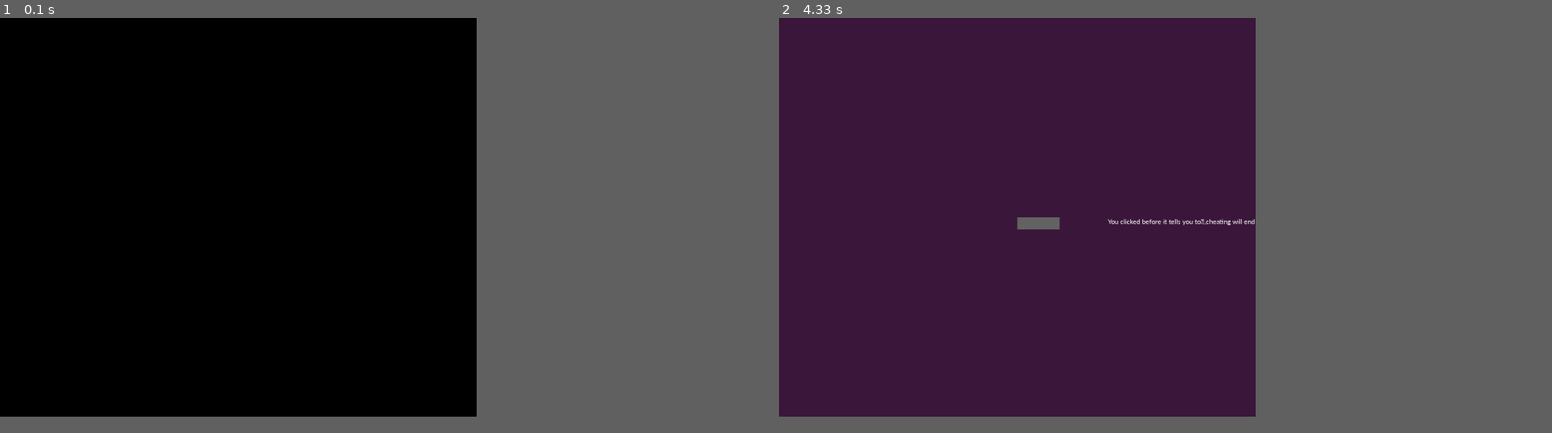
Above: before the commit, frames 1-2 (left to right).
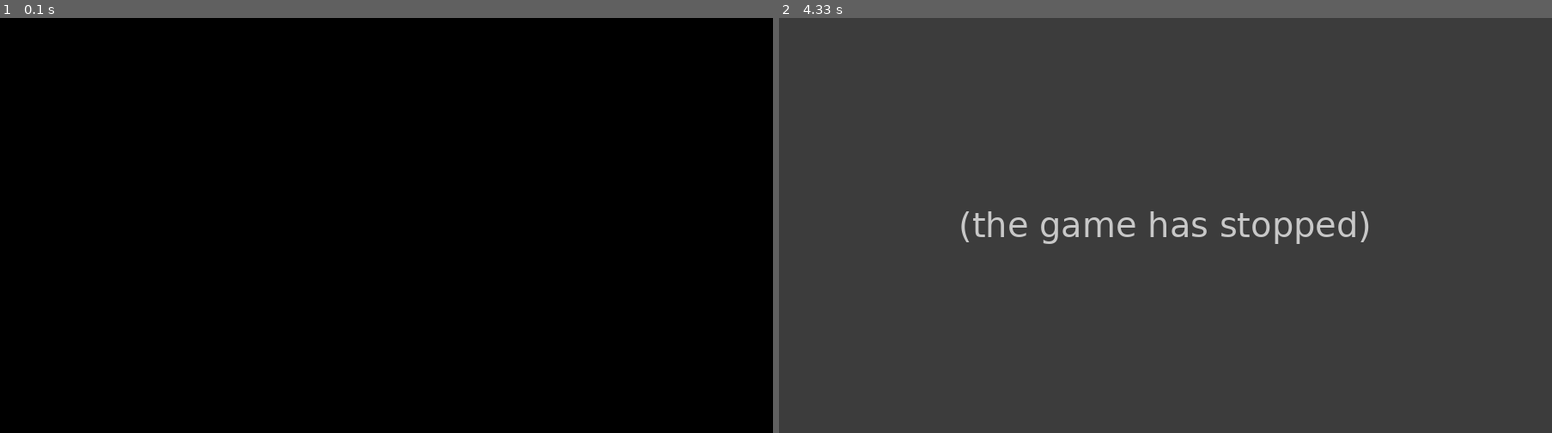
Above: after the commit, the same moments.

Repository: Parryhip/Final-Project-Pygame
Game: pygame game, started from reaction_game.py
The game is run twice, just before and just after one commit, with the same random seed, the same clock (stepped at 60 frames per second) and the same inputs.
Inputs (mouse positions are in pixels of both pictures, inside the frame that each line leads up to):
- Up to frame 1 (0.1 s): no input
- Up to frame 2 (4.33 s): click (1057, 113) at 3.78 s; click (979, 192) at 4.12 s
In our replay, the window is 555x464 before the commit and 900x483 after it. These sizes can differ from the game's own. Grey fills any space a smaller window leaves; there, only what the larger window draws over its background counts as a difference.

The runs differ from the first frame. In frame 1, only the window size differs. In frame 2, 60% of the frame differs, in the area x 0-77%, y 0-97%.
Error after the commit: NameError: name 'mouse' is not defined (reaction_game.py line 65); the game stopped at 4.1 s (later frames are placeholders)

Commit message:
updated reaction time

Diff:
--- a/reaction_game.py
+++ b/reaction_game.py
@@ -10,7 +10,7 @@
 pygame.init()
 
 # screen resolution
-res = (1580,1320)
+res = (2560,1375)
 
 # opens up a window
 screen = pygame.display.set_mode(res)
@@ -44,6 +44,7 @@
 text = smallfont.render('Click!' , True , color)
 click = False
 score = None
+random_pop = random.randint(1,5)
 
 
 
@@ -61,9 +62,7 @@
 
                 #if the mouse is clicked on the
                 # button the game is terminated
-              try:
-                try:
-                    if width/2 <= mouse[0] <= width/2+140 and height/2 <= mouse[1] <= height/2+40 and reaction_time <= 1000000 and click == False:
+                    if width/2 <= mouse[0] <= width/random_pop and height/2 <= mouse[1] <= height/2+40 and click == False:
                         text = smallfont.render(f'Your reaction time is {round(reaction_time*1000,2)} MS\npress q to quit, and r to restart\n(after pressing r to play again, wait \nuntil the message turns to : Click!) \n' , True , color)
                         score = reaction_time
                         click = True
@@ -73,23 +72,7 @@
 
 
 
-                    else:
-                        text = smallfont.render(f'press q to quit, and r to restart\n(after pressing r, wait until \nthe message turns to : Click!) to play again\n(do not click before the message\n or after you already clicked!), \nThis is your reaction time\n: {score*1000}ms' , True , color)
 
-
-
-
-
-
-
-
-                except NameError:
-                     reaction_time = 1000000
-
-                     text = smallfont.render(f'You clicked before it tells you to\n,cheating will end up with a super \nhigh reaction time! your \nreaction is {round(reaction_time*1000, 2)} MS\n press q to quit, and r to play again' , True , color)
-              except TypeError:
-                     reaction_time = 1000000
-                     text = smallfont.render(f'You clicked before it tells you to\n,cheating will end up with a super \nhigh reaction time! your \nreaction is {round(reaction_time*1000, 2)} MS\n press q to quit, and r to play again' , True , color)
 
 
 
@@ -104,7 +87,7 @@
                             pygame.init()
 
                             # screen resolution
-                            res = (1580,1320)
+                            res = (2560,1375)
 
                             # opens up a window
                             screen = pygame.display.set_mode(res)
@@ -136,6 +119,9 @@
                             text = smallfont.render('Click!' , True , color)
                             click = False
                             score = None
+                            random_place = True
+                            if random_place == True:
+                                 random_pop = random.randint(1,5)
                         except TypeError:
                               reaction_time = 1000000
                               text = smallfont.render(f'You clicked before it tells you to\n,cheating will end up with a super \nhigh reaction time! your \nreaction is {round(reaction_time*1000,2)} MS\n press q to quit, and r to play again' , True , color)
@@ -148,7 +134,7 @@
 
 
     # fills the screen with a color
-    screen.fill((60,25,60))
+    screen.fill((100,25,60))
 
     # stores the (x,y) coordinates into
     # the variable as a tuple
@@ -156,11 +142,13 @@
 
     # if mouse is hovered on a button it
     # changes to lighter shade
-    if width/2 <= mouse[0] <= width/2+140 and height/2 <= mouse[1] <= height/2+40:
-        pygame.draw.rect(screen,color_light,[width/2,height/2,140,40])
+
+
+    if width/2 <= mouse[0] <= width/random_pop and height/2 <= mouse[1] <= height/2+40:
+        pygame.draw.rect(screen,color_light,[width/random_pop,height/2,200,40])
 
     else:
-        pygame.draw.rect(screen,color_dark,[width/2,height/2,140,40])
+        pygame.draw.rect(screen,color_dark,[width/random_pop,height/2,200,40])
 
     # superimposing the text onto our button
     screen.blit(text , (width/2+300,height/2))
